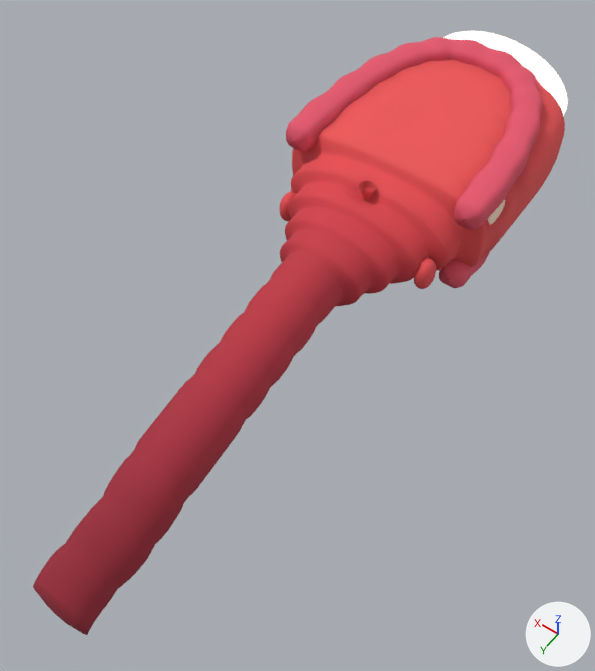
Renders of the glTF model godot/assets/models/stages/stage_mouth.glb from each side of a commit.
One viewpoint serves both versions: a camera (50 mm lens) standing at (-59.5, 128.1, 120.3) and looking at (1.0, 43.3, -12.9). Arrows for +X, +Y and +Z are at lower right; the lights stay in place. The picture after the commit comes second. Vertices at exactly the same position are counted once.

Objects in the first picture: 'Gums', 'MouthFloor', 'MouthShell', 'NC_Uvula', 'Outside', 'Teeth', 'Tonsils'.
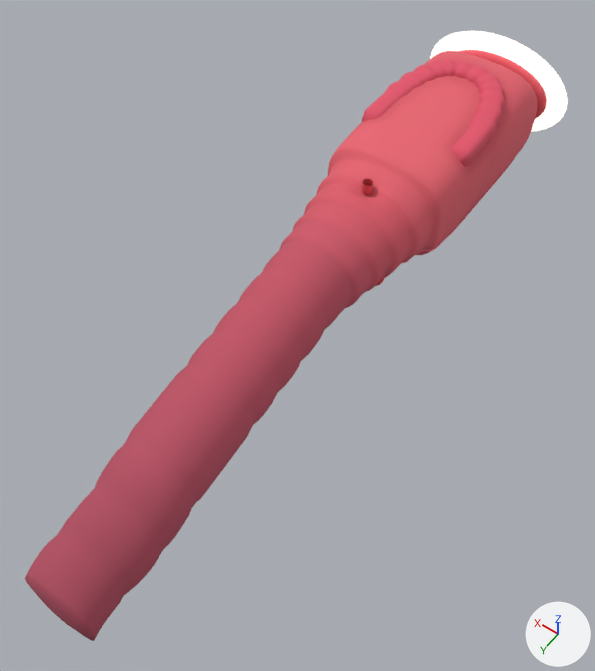
Boxes [x1, y1, x2, y2] around the edits, measured in the pictures (595 x 671 px; the box of a moved part takes in the faces that stretch with it):
'MouthShell', surface changed, reshaped, recoloured
    before: [33, 60, 565, 635]
    after: [25, 51, 537, 641]
'Gums', reshaped
    before: [286, 37, 543, 288]
    after: [362, 59, 505, 167]
'Tonsils', reshaped (mostly hidden afterwards)
    before: [280, 192, 436, 289]
    after: [375, 275, 385, 286]
'NC_Uvula', reshaped, moved (33% narrower, 19% shorter)
    before: [359, 181, 376, 201]
    after: [362, 179, 373, 195]
'MouthFloor', reshaped (mostly hidden)
    before: [336, 230, 508, 306]
    after: [364, 159, 514, 293]
'Teeth', reshaped (not visible afterwards)
    before: [487, 199, 505, 225]
part 1 of me_mouthshell, moved or reshaped
    before: [33, 60, 565, 635]
    after: [25, 51, 537, 641]
part 2 of me_mouthshell, recoloured
    before: [291, 60, 565, 271]
    after: [316, 51, 537, 259]
part 3 of me_mouthshell, recoloured
    before: [33, 134, 540, 635]
    after: [25, 114, 504, 641]
part 5 of me_gums, rebuilt (44% narrower, 44% shorter)
    before: [286, 37, 543, 230]
    after: [362, 59, 505, 167]
part 6 of me_gums, rebuilt (not visible afterwards)
    before: [290, 189, 490, 288]
part 8 of me_tonsils, moved or reshaped (mostly hidden afterwards)
    before: [414, 258, 436, 289]
    after: [375, 275, 385, 286]
part 9 of me_tonsils, moved or reshaped (not visible afterwards)
    before: [280, 192, 296, 221]

The change, as a diff of the scene's bpy script:
```diff
--- a/godot/assets/models/stages/stage_mouth.glb.py
+++ b/godot/assets/models/stages/stage_mouth.glb.py
@@ mat_stagewall @@
 n2 = _N.new('ShaderNodeMix'); n2.name = 'Mix'
 n2.inputs[0].default_value = 1.0  # 'Factor'
-n2.inputs[7].default_value = (0.863, 0.0931, 0.0976, 1.0)  # 'B', red #ef5658
+n2.inputs[7].default_value = (0.815, 0.13, 0.165, 1.0)  # 'B', red #e96571
 n3 = _N.new('ShaderNodeVertexColor'); n3.name = 'Color Attribute'
@@ me_mouthshell @@
-me_mouthshell.from_pydata(...)  # 15523 vertices, 30528 faces; spans x -23.5..23.5, y -35.0..110.9, z -34.2..14.5
+me_mouthshell.from_pydata(...)  # 15523 vertices, 30528 faces; spans x -13.9..14.4, y -35.0..110.9, z -35.5..14.5
+# me_mouthshell part 1: 15170 of 15523 vertices moved; they spanned x -23.5..23.5, y -34.5..110.9, z -34.2..14.5 and now span x -13.9..14.4, y -34.5..110.9, z -35.5..14.5; mean shift (0.0, 0.0, 0.3); largest move (23.5, -12.0, 2.5) -> (13.9, -12.0, 2.5)
+# me_mouthshell part 2: 10031 faces centred in x -23.5..23.5, y -33.2..22.1, z -9.8..14.5 are repainted in the vertex colours; the middle colour goes from white #f4eaee to white #faf8fb
+# me_mouthshell part 3: 20370 faces centred in x -22.9..22.9, y -34.8..110.8, z -34.1..12.4 are repainted in the vertex colours; the middle colour goes from pink #cdabc9 to white #d8d6e5
 me_mouthshell.materials.append(mat_stagewall)
@@ me_mouthfloor @@
-me_mouthfloor.from_pydata(...)  # 16605 vertices, 32640 faces; spans x -22.5..22.5, y -34.0..110.0, z -33.0..-2.7
+me_mouthfloor.from_pydata(...)  # 19521 vertices, 38400 faces; spans x -13.6..13.6, y -34.0..110.0, z -34.3..-2.4
+# me_mouthfloor part 4: 144 vertices moved within x -9.7..9.7, y -31.0..33.0, z -6.1..-2.8; 15834 vertices removed from x -22.5..22.5, y -33.0..110.0, z -33.0..-2.7; 18750 vertices added at x -13.6..13.6, y -33.0..110.0, z -34.3..-2.4
 me_mouthfloor.materials.append(mat_stagefloor)
@@ me_gums @@
-me_gums.from_pydata(...)  # 8360 vertices, 16640 faces; spans x -23.0..23.0, y -29.5..18.6, z -11.4..16.6
+me_gums.from_pydata(...)  # 4440 vertices, 8800 faces; spans x -12.7..12.7, y -22.6..5.1, z -10.6..15.8
+# me_gums part 5: the loose piece of 4220 vertices spanning x -23.0..23.0, y -29.5..18.6, z 8.9..16.6 is rebuilt with 2260 vertices and now spans x -12.7..12.7, y -22.6..5.1, z 8.9..15.8
+# me_gums part 6: the loose piece of 4140 vertices spanning x -22.4..22.4, y -28.8..18.6, z -11.4..-2.2 is rebuilt with 2180 vertices and now spans x -12.5..12.5, y -21.8..5.1, z -10.6..-2.2
 me_gums.materials.append(mat_stagegum)
@@ me_teeth @@
-me_teeth.from_pydata(...)  # 24560 vertices, 49024 faces; spans x -23.0..22.9, y -27.6..13.8, z -6.9..12.1
+me_teeth.from_pydata(...)  # 31888 vertices, 63680 faces; spans x -11.5..11.5, y -20.5..-1.6, z -6.4..11.6
+# me_teeth part 7: 24560 vertices removed from x -23.0..22.9, y -27.6..13.8, z -6.9..12.1; 31888 vertices added at x -11.5..11.5, y -20.5..-1.6, z -6.4..11.6
 me_teeth.materials.append(mat_stagetooth)
@@ me_tonsils @@
-me_tonsils.from_pydata(...)  # 484 vertices, 960 faces; spans x -18.2..18.2, y 22.0..27.2, z -3.2..3.6
+me_tonsils.from_pydata(...)  # 676 vertices, 1344 faces; spans x -9.8..9.8, y 27.5..29.8, z -4.3..2.3
+# me_tonsils part 8: 242 vertices removed from x -18.2..-14.4, y 22.0..27.2, z -3.2..3.6; 338 vertices added at x -9.8..-5.4, y 27.5..29.8, z -4.3..2.3
+# me_tonsils part 9: 242 vertices removed from x 14.4..18.2, y 22.0..27.2, z -3.2..3.6; 338 vertices added at x 5.4..9.8, y 27.5..29.8, z -4.3..2.3
 me_tonsils.materials.append(mat_stagesoft)
@@ me_nc_uvula @@
-me_nc_uvula.from_pydata(...)  # 540 vertices, 1044 faces; spans x -1.7..1.7, y -1.51..1.51, z -4.6..2.4
+me_nc_uvula.from_pydata(...)  # 680 vertices, 1320 faces; spans x -1.09..1.09, y -1.02..1.02, z -3.74..2.4
+# me_nc_uvula part 10: 540 vertices removed from x -1.7..1.7, y -1.51..1.51, z -4.6..2.4; 680 vertices added at x -1.09..1.09, y -1.02..1.02, z -3.74..2.4
 me_nc_uvula.materials.append(mat_stagesoft)
@@ ob_nc_uvula @@
 ob_nc_uvula = bpy.data.objects.new('NC_Uvula', me_nc_uvula)
-ob_nc_uvula.location = (0.0, 21.4, 9.6)
+ob_nc_uvula.location = (0.0, 21.4, 10.7)
```
